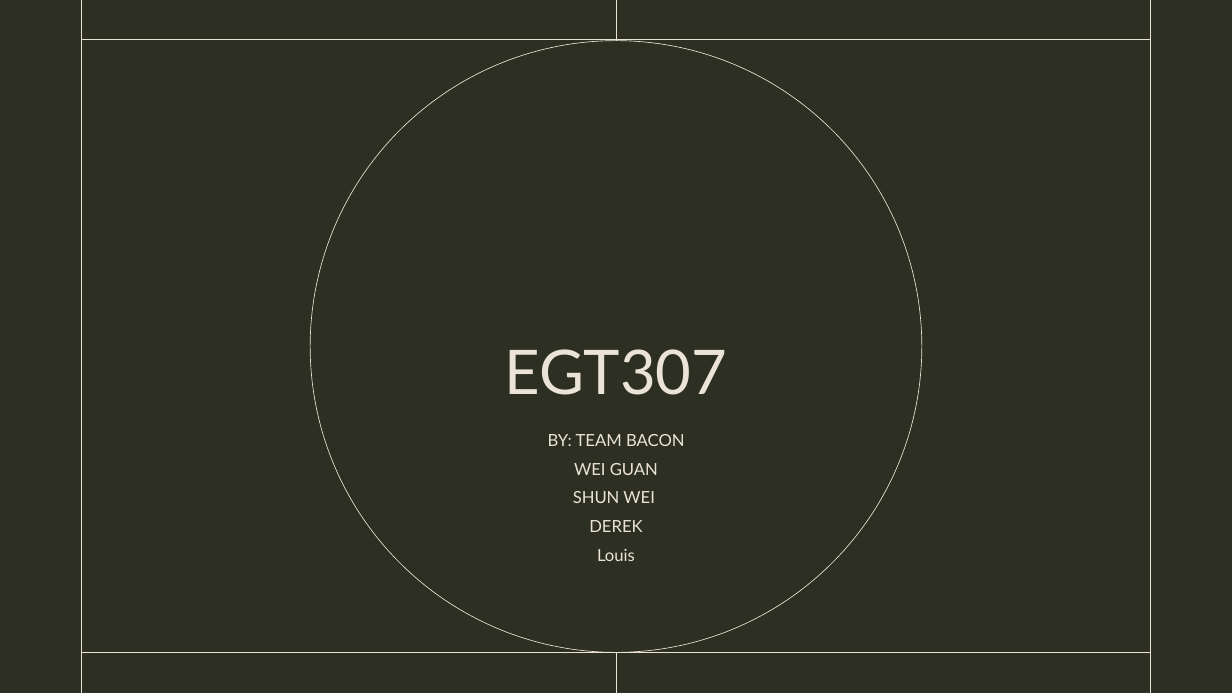
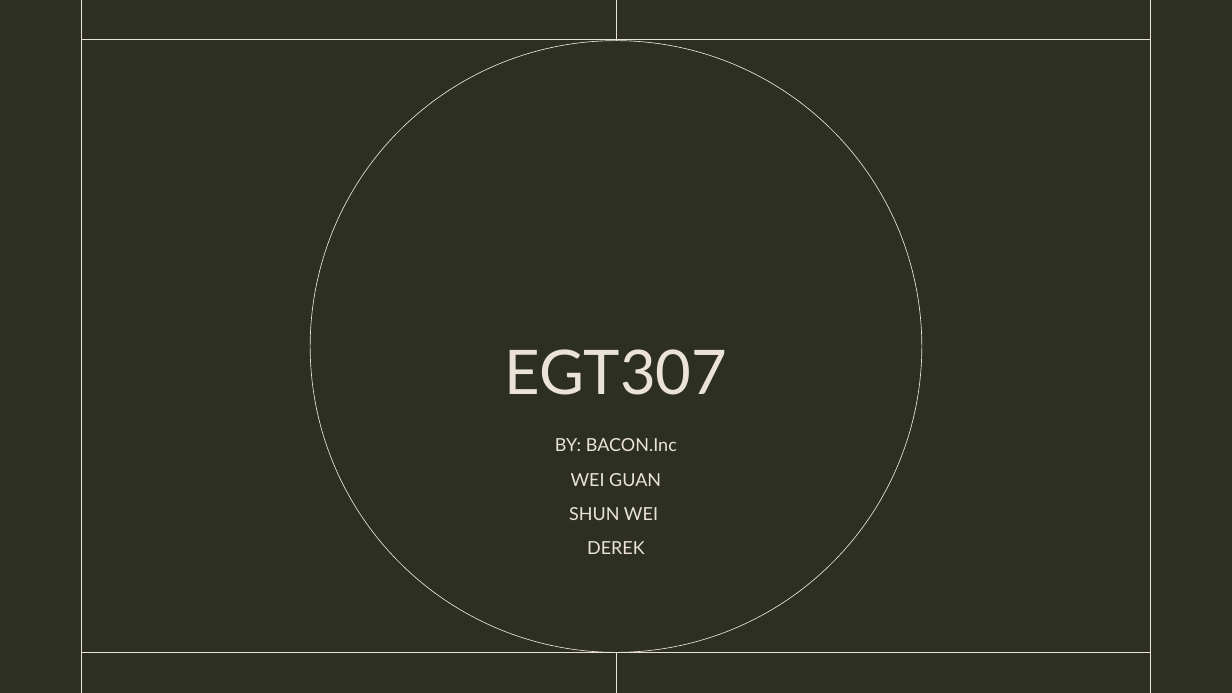
Before and after one commit to cucucumber789-svg/EGT307_T2_Bacon, a slide deck: slide 1 of EGT307 PRESENTATION.pptx. Drawn at 1232x693 pixels with LibreOffice and Linux fonts; fonts in the diff are those of the drawing. Boxes give left, top, right and bottom in pixels: in the first picture for what was removed or moved away, otherwise in the second. Text is boxed around its words. In the diff, an @@ line names an element or a change of style, - is before the commit and + after.

```diff
--- a/EGT307 PRESENTATION.pptx
+++ b/EGT307 PRESENTATION.pptx
@@ subtitle at (555, 438, 677, 451): text changed; size 12.9 to 14 pt @@
-BY: TEAM BACON
+BY: BACON.Inc
@@ subtitle at (569, 473, 661, 554): size 12.9 to 14 pt in "WEI GUAN", "SHUN WEI", "DEREK"; line spacing 0.8 to 1 @@
@@ subtitle at (597, 549, 635, 561): paragraph removed @@
-Louis
```
Also in this commit, not shown: 3 other slides changed, 1 slide removed, 2 other files.
